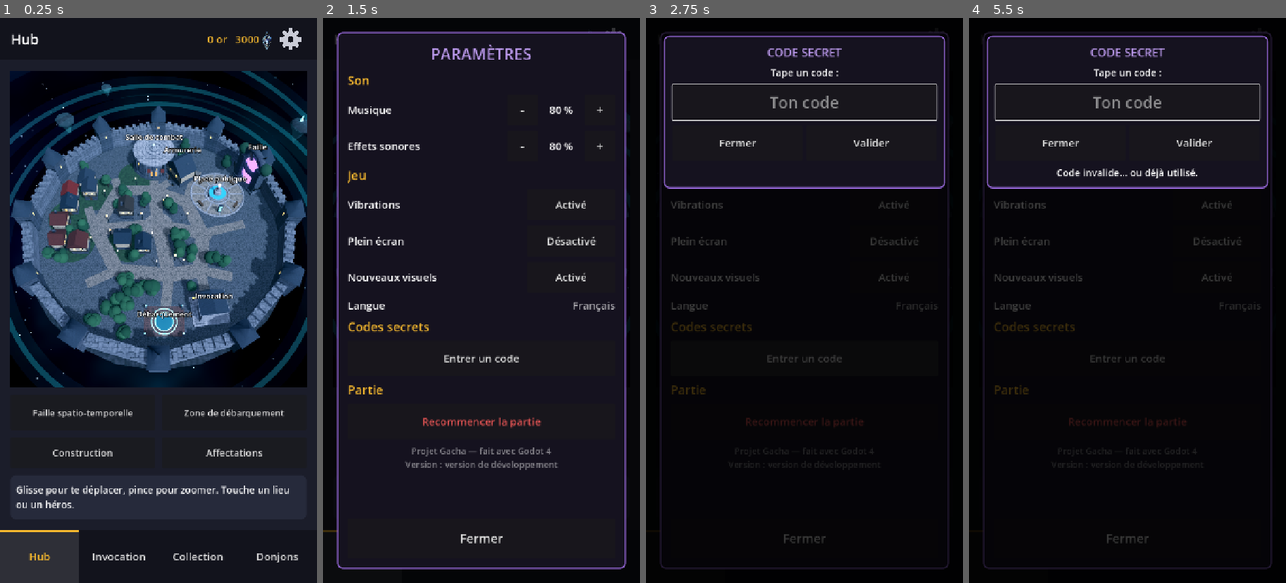
Above: before the commit, frames 1-4 (left to right).
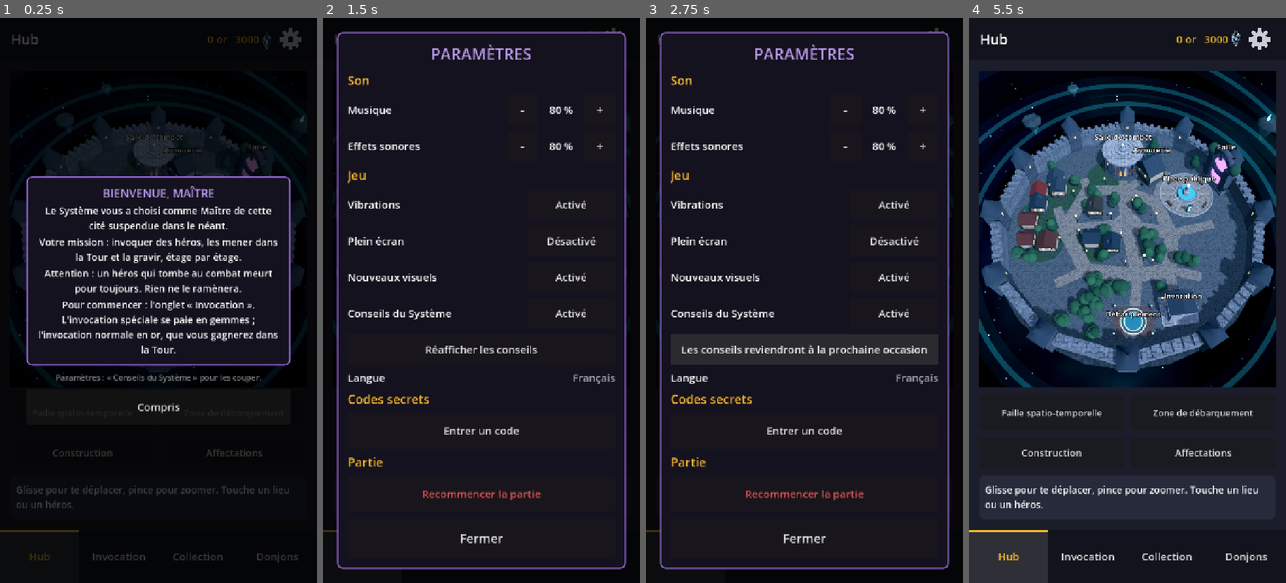
Above: after the commit, the same moments.

Repository: usksyz/project_gacha
Game: Godot game, scene res://scenes/main.tscn
Two runs of this game, one before a commit and one after it. Both use one fixed random seed, a clock stepped at 60 frames per second and the inputs below.
Inputs (mouse positions are in pixels of both pictures, inside the frame that each line leads up to):
- Up to frame 1 (0.25 s): no input
- Up to frame 2 (1.5 s): click (481, 407) at 0.5 s, where only the run after the commit has a clickable "Compris"; click (614, 40) at 1.27 s
- Up to frame 3 (2.75 s): click (804, 351) at 2 s, where only the run after the commit has a clickable "Réafficher les conseils"
- Up to frame 4 (5.5 s): click (1194, 142) at 2.75 s, where only the run before the commit has a clickable "Valider"; click "Recommencer la partie" at 3.5 s; click "Recommencer la partie" (after the commit: "Sûr ? Tout sera perdu. Appuie…") at 4.25 s; click (1127, 419) at 5 s, where only the run before the commit has a clickable "Recommencer la partie"

The runs differ from the first frame. In frame 1, 61% of the frame differs, in the area x 0-100%, y 1-100%; in frame 2, 3.1%; in frame 3, 12%; in frame 4, 69%, in the area x 0-100%, y 0-100%.

Commit message:
Accueil : conseils du Système la première fois
Fenêtre de bienvenue pour une partie neuve, puis un conseil à la première
invocation, première équipe, premier étage, premier héros blessé ou ébranlé,
première mort et premier bâtiment. Chaque conseil vu est noté dans la
sauvegarde (conseils_vus ; une ancienne partie les compte comme vus).
Paramètres : « Conseils du Système » (activé / désactivé) et
« Réafficher les conseils ».

Co-Authored-By: Claude Opus 5.5 <noreply@anthropic.com>

Diff:
--- a/scripts/battle_view.gd
+++ b/scripts/battle_view.gd
@@ -63,6 +63,9 @@
 var paused := false
 ## Voir play() : fin d'un combat qui n'est pas de la Tour (duel).
 var finish_callback := Callable()
+## Rapport du dernier combat de la Tour terminé (GameData.finish_tower_battle), vide sinon :
+## l'écran Donjons y lit les conseils du Système à montrer après « Continuer ».
+var last_report: Dictionary = {}
 ## Temps accumulé depuis le dernier pas du combat (secondes).
 var accumulator := 0.0
 ## Héros choisi pour recevoir un ordre (son numéro), ou -1.
@@ -105,6 +108,7 @@
 func play(new_battle: Battle, title: String, on_finish := Callable()) -> void:
 	battle = new_battle
 	finish_callback = on_finish
+	last_report = {}
 	accumulator = 0.0
 	next_event = 0
 	first_effect = 0
@@ -616,6 +620,7 @@
 ## Remplace la carte et la pause par les fenêtres de fin de combat :
 ## une fenêtre rouge par héros mort, puis le résultat (récompenses, niveaux, MVP).
 func _show_result(report: Dictionary) -> void:
+	last_report = report
 	_show_windows(UI.make_battle_report_windows(report))
 
 
--- a/scripts/dungeons_screen.gd
+++ b/scripts/dungeons_screen.gd
@@ -59,7 +59,11 @@
 	announce_page = _build_announce_page()
 	team_page = _build_team_page()
 	battle_view = BattleView.new()
-	battle_view.closed.connect(func(): _show_page(list_page))
+	battle_view.closed.connect(func():
+		_show_page(list_page)
+		# Conseils de fin de combat (premier blessé, première mort), une fois les fenêtres de fin lues.
+		for tip_id in battle_view.last_report.get("tips", []):
+			GameData.show_tip(tip_id))
 	for page in _pages():
 		page.set_anchors_preset(Control.PRESET_FULL_RECT)
 		add_child(page)
@@ -367,6 +371,7 @@
 	edited_team = 0
 	_refresh_teams_page()
 	_show_page(teams_page)
+	GameData.show_tip("equipe")  # première équipe à composer
 
 
 func _refresh_teams_page() -> void:
@@ -436,7 +441,9 @@
 	var back := UI.make_button("Retour", func(): _show_page(list_page))
 	back.custom_minimum_size = Vector2(200, 90)
 	buttons.add_child(back)
-	announce_button = UI.make_button("Former l'équipe", func(): _show_page(team_page))
+	announce_button = UI.make_button("Former l'équipe", func():
+		_show_page(team_page)
+		GameData.show_tip("equipe"))  # première équipe à composer (si on n'est pas passé par « Composer »)
 	announce_button.size_flags_horizontal = Control.SIZE_EXPAND_FILL
 	buttons.add_child(announce_button)
 	return margin
@@ -623,6 +630,7 @@
 	_refresh_team()
 	_show_page(announce_page)
 	_play_announce(floor_number)
+	GameData.show_tip("etage")  # premier étage : comment se joue le combat
 
 
 ## Liste des ennemis regroupés par type : « Gobelin niv. 3 (Assassin) x4 ».
--- a/scripts/game_data/game_state.gd
+++ b/scripts/game_data/game_state.gd
@@ -16,6 +16,8 @@
 ## De nouvelles annonces de relations attendent dans relation_news (hostilité née à la cité) :
 ## main.gd les montre dans une fenêtre système.
 signal relations_changed
+## Un conseil du Système est demandé (voir show_tip) : main.gd l'affiche dans une fenêtre « Conseil ».
+signal tip_requested(tip_id: String)
 
 
 # ---------------------------------------------------------------------------
@@ -104,6 +106,8 @@
 var relation_news: Array = []
 ## Défis lancés par les héros, en attente de la réponse du Maître : [{"challenger": numéro, "rival": numéro}].
 var pending_challenges: Array = []
+## Conseils du Système déjà montrés (identifiants de TIP_IDS) : chacun ne s'affiche qu'une fois.
+var seen_tips: Array = []
 
 
 ## Enregistre la partie. La vraie fonction est plus haut dans la pile (save.gd) et remplace
@@ -126,3 +130,35 @@
 	gold += amount
 	gold_changed.emit(gold)
 	save_game()
+
+
+# ---------------------------------------------------------------------------
+# Conseils du Système (accueil d'un nouveau joueur)
+# ---------------------------------------------------------------------------
+# Comme dans l'œuvre, le Système glisse un conseil au Maître la première fois qu'il fait quelque chose
+# (première invocation, premier étage...). Les textes sont dans SystemTips (scripts/system_tips.gd),
+# l'affichage dans main.gd. Un conseil vu est noté dans la sauvegarde (seen_tips) ; le réglage
+# Settings.tips les coupe tous, et Paramètres > « Réafficher les conseils » vide seen_tips.
+
+## Tous les conseils, dans l'ordre où un joueur les rencontre d'habitude.
+const TIP_IDS := ["bienvenue", "invocation", "equipe", "etage", "blessure", "mort", "batiment"]
+
+
+## Demande d'afficher un conseil, s'il n'a pas déjà été vu et si les conseils sont activés.
+## On peut l'appeler à chaque fois que l'événement arrive : seule la première fois compte.
+func show_tip(tip_id: String) -> void:
+	if Settings.tips and not tip_id in seen_tips:
+		tip_requested.emit(tip_id)
+
+
+## Le joueur a fermé la fenêtre du conseil : il ne la reverra plus.
+func mark_tip_seen(tip_id: String) -> void:
+	if not tip_id in seen_tips:
+		seen_tips.append(tip_id)
+		save_game()
+
+
+## « Réafficher les conseils » (Paramètres) : chaque conseil reviendra à la prochaine occasion.
+func reset_tips() -> void:
+	seen_tips = []
+	save_game()
--- a/scripts/game_data/lobby.gd
+++ b/scripts/game_data/lobby.gd
@@ -112,6 +112,7 @@
 			if has_magic_hall():
 				lines.append("Les trois bâtiments fusionnent : le %s est né !" % MAGIC_HALL_NAME)
 			facility_completed.emit.call_deferred("Construction terminée", lines)
+			show_tip("batiment")  # premier bâtiment : conseil du Système, après la fenêtre
 	return done
 
 
@@ -150,6 +151,7 @@
 	if building_id in MAGIC_BUILDINGS and has_magic_hall():
 		messages.append("Les trois bâtiments fusionnent : le %s est né !" % MAGIC_HALL_NAME)
 	save_game()
+	show_tip("batiment")  # premier bâtiment : conseil du Système
 	return messages
 
 
--- a/scripts/game_data/save.gd
+++ b/scripts/game_data/save.gd
@@ -49,6 +49,7 @@
 	file.set_value("partie", "querelles_maj", quarrels_checked_at)
 	file.set_value("partie", "nouvelles_relations", relation_news)
 	file.set_value("partie", "defis", pending_challenges)
+	file.set_value("partie", "conseils_vus", seen_tips)
 	file.save(SAVE_PATH)
 
 
@@ -83,6 +84,9 @@
 	quarrels_checked_at = file.get_value("partie", "querelles_maj", 0.0)
 	relation_news = file.get_value("partie", "nouvelles_relations", [])
 	pending_challenges = file.get_value("partie", "defis", [])
+	# Conseils du Système : une partie d'avant les conseils n'est pas celle d'un nouveau joueur, on les
+	# compte comme vus (Paramètres > « Réafficher les conseils » pour les revoir).
+	seen_tips = file.get_value("partie", "conseils_vus", TIP_IDS.duplicate())
 	# Anciennes sauvegardes (une seule expédition à la fois, et un seul retour) : on les reprend.
 	var old_expedition: Dictionary = file.get_value("partie", "expedition", {})
 	if not old_expedition.is_empty() and not file.has_section_key("partie", "expeditions"):
@@ -141,4 +145,5 @@
 	quarrels_checked_at = 0.0
 	relation_news = []
 	pending_challenges = []
+	seen_tips = []  # partie neuve : le Système accueille le Maître (voir show_tip)
 	# On commence sans héros : les héros secrets (Han compris) s'obtiennent par code.
--- a/scripts/game_data/tower.gd
+++ b/scripts/game_data/tower.gd
@@ -306,6 +306,7 @@
 		"mvp": battle.mvp(),
 		"floor": floor_number,
 		"replay": replay,  # étage déjà conquis, rejoué pour s'entraîner
+		"tips": [],       # conseils du Système à montrer après les fenêtres de fin (voir show_tip)
 	}
 	if battle.victory and not replay and floor_number == DAILY_UNLOCK_FLOOR:
 		report["notices"].append("Félicitations, Maître ! Vous avez franchi le %de étage. Le donjon journalier est débloqué." % DAILY_UNLOCK_FLOOR)
@@ -321,6 +322,8 @@
 			for weapon in arsenal:
 				if weapon["owner"] == fighter["source"]["id"]:
 					report["lost_weapons"].append("%s : %s" % [fighter["source"]["name"], weapon_name(weapon)])
+	if not report["dead"].is_empty():
+		report["tips"].append("mort")  # conseil du Système à la première mort
 
 	var rewards := tower_rewards(floor_number)
 	if replay:
@@ -358,6 +361,10 @@
 			var levels := gain_xp(hero, report["xp"])
 			if levels > 0:
 				report["level_ups"].append({"hero": hero, "levels": levels})
+			# Conseil du Système la première fois qu'un héros revient blessé ou ébranlé.
+			if fighter["hp"] < fighter["max_hp"] or fighter["mental"] < mental(hero):
+				if not "blessure" in report["tips"]:
+					report["tips"].append("blessure")
 			# Santé mentale : ce que le combat lui a coûté (voir personality.gd).
 			var mental_line := mental_after_battle(hero, fighter, battle.victory, report["mental"])
 			if mental_line != "":
--- a/scripts/game_data/training.gd
+++ b/scripts/game_data/training.gd
@@ -23,6 +23,7 @@
 		"Le terrain d'entraînement a été construit avec succès !",
 		"Tes héros peuvent y apprendre des compétences, même quand le jeu est fermé.",
 	])
+	show_tip("batiment")  # premier bâtiment : conseil du Système, après la fenêtre
 
 
 ## Vrai quand le terrain d'entraînement est ouvert (assez d'armes tirées).
--- a/scripts/main.gd
+++ b/scripts/main.gd
@@ -28,6 +28,11 @@
 ## Or et gemmes, en haut à droite (les gemmes avec leur cristal, avec les nouveaux visuels).
 var money_box: HBoxContainer
 var settings_panel: SettingsPanel
+## Conseils du Système en attente (voir GameData.show_tip) : montrés un par un, quand aucune autre
+## fenêtre de main.gd n'est ouverte.
+var tip_queue: Array[String] = []
+## Noms des fenêtres de main.gd : un conseil attend qu'elles soient fermées.
+const WINDOW_NAMES := ["Tip", "RelationNews", "Challenge", "Facility", "Absence"]
 
 
 func _ready() -> void:
@@ -86,6 +91,66 @@
 	GameData.facility_completed.connect(_show_facility_completed)
 	GameData.relations_changed.connect(_show_relation_news)
 	_show_relation_news()
+	GameData.tip_requested.connect(_queue_tip)
+	GameData.show_tip("bienvenue")  # partie neuve : le Système accueille le Maître (une seule fois)
+
+
+## Un conseil du Système est demandé : il attend son tour (un seul à la fois, et pas deux fois le même).
+func _queue_tip(tip_id: String) -> void:
+	if not tip_id in tip_queue:
+		tip_queue.append(tip_id)
+	_show_next_tip.call_deferred()
+
+
+## Ferme une fenêtre de main.gd : elle change de nom tout de suite (elle ne compte plus comme ouverte,
+## voir _window_open), et elle est libérée juste après (pas pendant l'appui sur son bouton).
+func _close_window(overlay: Control) -> void:
+	overlay.name = "Closed"
+	overlay.queue_free()
+
+
+## Vrai si une fenêtre de main.gd est ouverte (un conseil attend alors qu'elle se ferme).
+func _window_open() -> bool:
+	for window_name in WINDOW_NAMES:
+		if has_node(window_name):
+			return true
+	return false
+
+
+## Affiche le prochain conseil en attente : fenêtre système « Conseil », bouton « Compris ».
+## Il n'est noté comme vu (dans la sauvegarde) qu'une fois la fenêtre fermée.
+func _show_next_tip() -> void:
+	if tip_queue.is_empty() or _window_open():
+		return
+	var tip_id: String = tip_queue.pop_front()
+	if tip_id in GameData.seen_tips or not Settings.tips:
+		_show_next_tip()
+		return
+	HubCity3D.paused = true
+	var overlay := ColorRect.new()
+	overlay.name = "Tip"
+	overlay.color = Color(0, 0, 0, 0.75)
+	overlay.set_anchors_preset(Control.PRESET_FULL_RECT)
+	add_child(overlay)
+	var center := CenterContainer.new()
+	center.set_anchors_preset(Control.PRESET_FULL_RECT)
+	overlay.add_child(center)
+	var box := VBoxContainer.new()
+	box.custom_minimum_size.x = 600
+	box.add_theme_constant_override("separation", 14)
+	center.add_child(box)
+	box.add_child(UI.make_system_window(SystemTips.title(tip_id), SystemTips.lines(tip_id)))
+	var hint := UI.make_label("Paramètres : « Conseils du Système » pour les couper.", 18)
+	hint.horizontal_alignment = HORIZONTAL_ALIGNMENT_CENTER
+	hint.modulate = Color(1, 1, 1, 0.5)
+	box.add_child(hint)
+	var ok := UI.make_button("Compris", func():
+		_close_window(overlay)
+		HubCity3D.paused = has_node("Facility")
+		GameData.mark_tip_seen(tip_id)
+		_show_next_tip(), 24)
+	ok.custom_minimum_size.y = 80
+	box.add_child(ok)
 
 
 ## Des héros se sont brouillés à la cité (Querelleur) : une fenêtre système l'annonce. Ensuite, les défis
@@ -118,7 +183,8 @@
 		# Les annonces arrivées pendant que la fenêtre était ouverte restent, et s'affichent ensuite.
 		GameData.relation_news = GameData.relation_news.slice(shown)
 		GameData.save_game()
-		_show_relation_news(), 24)
+		_show_relation_news()
+		_show_next_tip(), 24)
 	ok.custom_minimum_size.y = 80
 	box.add_child(ok)
 
@@ -133,7 +199,8 @@
 	panel.name = "Challenge"
 	panel.finished.connect(func():
 		panel.name = "ChallengeDone"  # (libéré juste après) : le défi suivant peut s'ouvrir
-		_show_relation_news.call_deferred())
+		_show_relation_news.call_deferred()
+		_show_next_tip.call_deferred())
 
 
 ## Un bâtiment s'est construit tout seul (condition remplie) : une fenêtre l'annonce. Pendant qu'elle
@@ -142,6 +209,7 @@
 	Settings.vibrate(150)
 	HubCity3D.paused = true
 	var overlay := ColorRect.new()
+	overlay.name = "Facility"
 	overlay.color = Color(0, 0, 0, 0.75)
 	overlay.set_anchors_preset(Control.PRESET_FULL_RECT)
 	add_child(overlay)
@@ -154,10 +222,11 @@
 	center.add_child(box)
 	box.add_child(UI.make_system_window(title, lines))
 	var close := func(go_to_hub: bool):
-		overlay.queue_free()
-		HubCity3D.paused = false
+		_close_window(overlay)
+		HubCity3D.paused = has_node("Facility") or has_node("Tip")
 		if go_to_hub:
 			show_screen("hub")
+		_show_next_tip()  # un conseil attendait peut-être la fermeture (premier bâtiment)
 	var see := UI.make_button("Voir dans la cité", func(): close.call(true), 24)
 	see.custom_minimum_size.y = 80
 	box.add_child(see)
@@ -169,6 +238,7 @@
 ## Le jeu a été fermé en plein combat : on annonce comment les héros s'en sont sortis seuls.
 func _show_absence_report() -> void:
 	var overlay := ColorRect.new()
+	overlay.name = "Absence"
 	overlay.color = Color(0, 0, 0, 0.92)
 	overlay.set_anchors_preset(Control.PRESET_FULL_RECT)
 	add_child(overlay)
@@ -193,8 +263,12 @@
 	for window in UI.make_battle_report_windows(report):
 		box.add_child(window)
 	var ok := UI.make_button("Compris", func():
-		overlay.queue_free()
-		GameData.absence_report = {})
+		_close_window(overlay)
+		GameData.absence_report = {}
+		# Conseils de fin de combat (premier blessé, première mort), une fois le rapport lu.
+		for tip_id in report.get("tips", []):
+			GameData.show_tip(tip_id)
+		_show_next_tip())
 	ok.custom_minimum_size.y = 90
 	box.add_child(ok)
 
--- a/scripts/settings.gd
+++ b/scripts/settings.gd
@@ -12,6 +12,8 @@
 var fullscreen := false
 ## Nouveaux visuels (images de la « Piste graphique » du cahier des charges) ou anciens, pour comparer.
 var new_visuals := true
+## Conseils du Système (fenêtres « Conseil » la première fois qu'on fait quelque chose, voir GameData.show_tip).
+var tips := true
 
 ## Émis quand on change de visuels : les écrans concernés se redessinent.
 signal visuals_changed
@@ -91,6 +93,7 @@
 	file.set_value("jeu", "plein_ecran", fullscreen)
 	file.set_value("affichage", "nouveaux_visuels", new_visuals)
 	file.set_value("jeu", "mode_dev", dev_mode)
+	file.set_value("jeu", "conseils", tips)
 	file.save(FILE_PATH)
 
 
@@ -104,3 +107,4 @@
 	fullscreen = file.get_value("jeu", "plein_ecran", fullscreen)
 	new_visuals = file.get_value("affichage", "nouveaux_visuels", new_visuals)
 	dev_mode = file.get_value("jeu", "mode_dev", dev_mode)
+	tips = file.get_value("jeu", "conseils", tips)
--- a/scripts/settings_panel.gd
+++ b/scripts/settings_panel.gd
@@ -8,6 +8,8 @@
 
 var code_pad: CodePad
 var reset_button: Button
+## « Réafficher les conseils » : son texte change une fois appuyé.
+var reset_tips_button: Button
 ## Mode dev : son bouton (visible seulement en mode dev) et sa fenêtre d'outils.
 var dev_button: Button
 var dev_panel: DevPanel
@@ -63,6 +65,15 @@
 	_add_toggle_row(content, "Plein écran", "fullscreen")
 	# Pour comparer les images de la piste graphique avec les anciens visuels.
 	_add_toggle_row(content, "Nouveaux visuels", "new_visuals")
+	# Conseils du Système (voir GameData.show_tip) : les couper, ou les revoir tous depuis le début.
+	_add_toggle_row(content, "Conseils du Système", "tips")
+	var tips_button := UI.make_button("Réafficher les conseils", func(): pass, 24)
+	tips_button.custom_minimum_size.y = 70
+	tips_button.pressed.connect(func():
+		GameData.reset_tips()
+		tips_button.text = "Les conseils reviendront à la prochaine occasion")
+	content.add_child(tips_button)
+	reset_tips_button = tips_button
 	var language := UI.make_label("Français", 24)
 	language.modulate = Color(1, 1, 1, 0.7)
 	_add_row(content, "Langue", language)
@@ -102,6 +113,7 @@
 func open() -> void:
 	reset_armed = false
 	reset_button.text = "Recommencer la partie"
+	reset_tips_button.text = "Réafficher les conseils"
 	code_pad.visible = false
 	dev_panel.visible = false
 	dev_button.visible = Settings.dev_mode
--- a/scripts/summon_screen.gd
+++ b/scripts/summon_screen.gd
@@ -56,6 +56,8 @@
 		return
 	_show_results(heroes)
 	_refresh_labels()
+	# Première invocation : un conseil du Système, une fois les cartes retournées.
+	reveal_tween.finished.connect(func(): GameData.show_tip("invocation"))
 
 
 ## Affiche les cartes des héros obtenus, l'une après l'autre.
--- a/scripts/synthesis_screen.gd
+++ b/scripts/synthesis_screen.gd
@@ -235,7 +235,8 @@
 	var ok := UI.make_button("Compris", func():
 		overlay.visible = false
 		sacrifices = []
-		_refresh(), 26)
+		_refresh()
+		GameData.show_tip("mort"), 26)  # première mort (un sacrifice en est une)
 	ok.custom_minimum_size.y = 90
 	box.add_child(ok)
 
--- /dev/null
+++ b/scripts/system_tips.gd
@@ -0,0 +1,67 @@
+class_name SystemTips
+## Textes des conseils du Système : une fenêtre « Conseil » la première fois que le Maître fait quelque chose,
+## comme dans l'œuvre. Qui les demande : GameData.show_tip (game_state.gd) ; qui les affiche : main.gd.
+## Les chiffres viennent de GameData, pour rester justes si on les change.
+
+
+## Titre de la fenêtre.
+static func title(tip_id: String) -> String:
+	if tip_id == "bienvenue":
+		return "Bienvenue, Maître"
+	return "Conseil"
+
+
+## Les lignes de la fenêtre (une ligne = un paragraphe centré).
+static func lines(tip_id: String) -> Array:
+	match tip_id:
+		"bienvenue":
+			return [
+				"Le Système vous a choisi comme Maître de cette cité suspendue dans le néant.",
+				"Votre mission : invoquer des héros, les mener dans la Tour et la gravir, étage par étage.",
+				"Attention : un héros qui tombe au combat meurt pour toujours. Rien ne le ramènera.",
+				"Pour commencer : l'onglet « Invocation ». L'invocation spéciale se paie en gemmes ; l'invocation normale en or, que vous gagnerez dans la Tour.",
+			]
+		"invocation":
+			return [
+				"Chaque héros est unique : deux héros du même nom sont deux personnes différentes.",
+				"Les étoiles (1 à 5) disent sa rareté et son niveau maximum. Un héros d'une étoile peut cacher un talent : ne le jugez pas trop vite.",
+				"Son caractère (« ? ») se révèle avec le temps. Touchez sa carte dans « Collection » pour voir sa fiche.",
+				"Vous pouvez avoir %d héros vivants au plus." % GameData.HERO_LIMIT,
+				"Ensuite : « Donjons », puis « Composer les équipes ».",
+			]
+		"equipe":
+			return [
+				"Une équipe compte de 1 à %d héros. Vous pouvez en préparer %d à l'avance." % [GameData.TEAM_SIZE, GameData.TEAM_COUNT],
+				"Maintenez une carte puis glissez-la dans une place du groupe, ou touchez-la simplement.",
+				"Les héros qui combattent ensemble deviennent amis, puis frères d'armes : ils se battent mieux côte à côte.",
+				"Les armes de l'arsenal sont prises au départ en mission, et reposées au retour.",
+			]
+		"etage":
+			return [
+				"Le combat se joue en direct. Vos héros se débrouillent seuls, mais vous pouvez les guider.",
+				"Touchez un héros, puis un endroit pour l'y envoyer, ou un ennemi pour qu'il l'attaque.",
+				"« Pause » arrête le temps pour regarder, mais aucun ordre n'est possible pendant la pause.",
+				"Lisez bien la quête : l'objectif n'est pas toujours d'éliminer tous les ennemis.",
+			]
+		"blessure":
+			return [
+				"Vos héros ont souffert. Les blessures se referment au retour à la cité.",
+				"La santé mentale, elle, ne remonte que lentement : environ %d par heure de repos à la cité, un peu moins s'ils travaillent." % roundi(GameData.MENTAL_REST_PER_HOUR),
+				"Sous %d, ils se battent moins bien et peuvent refuser vos ordres. À 0, c'est la rupture." % roundi(GameData.MENTAL_MALUS_START),
+				"Surveillez la barre sous leur carte, et laissez-les souffler entre deux étages.",
+			]
+		"mort":
+			return [
+				"Un héros est mort. C'est définitif : ses armes sont perdues avec lui.",
+				"Ceux qui l'ont vu tomber en sont ébranlés, d'autant plus s'ils étaient ses amis ou ses frères d'armes.",
+				"Son souvenir reste dans « Collection », bouton « Tombés ».",
+				"Ne montez pas plus haut que ce que vos héros peuvent supporter. Un étage déjà conquis peut être refait pour s'entraîner.",
+			]
+		"batiment":
+			return [
+				"La cité grandit. Chaque bâtiment ouvre de nouvelles possibilités.",
+				"Chaque bâtiment a %d postes d'assistant : bouton « Affectations » du hub." % GameData.POSTS_PER_BUILDING,
+				"Un héros au travail regagne un peu moins vite sa santé mentale qu'au repos.",
+				"Le bouton « Construction » du hub montre les bâtiments à venir.",
+			]
+	return []
Not shown, added: scripts/system_tips.gd.uid
